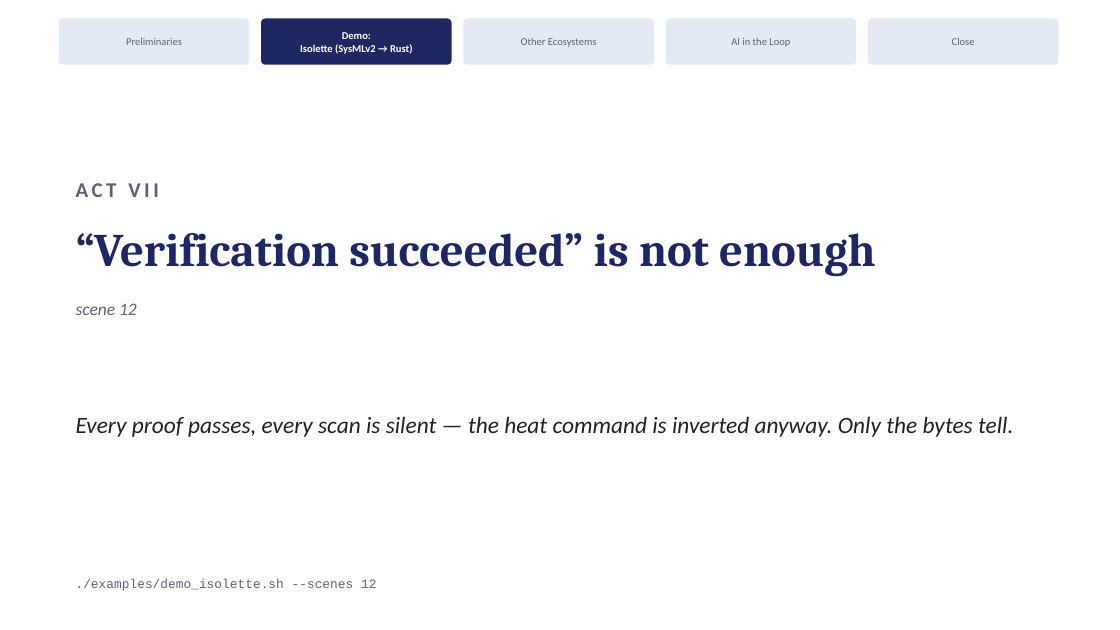
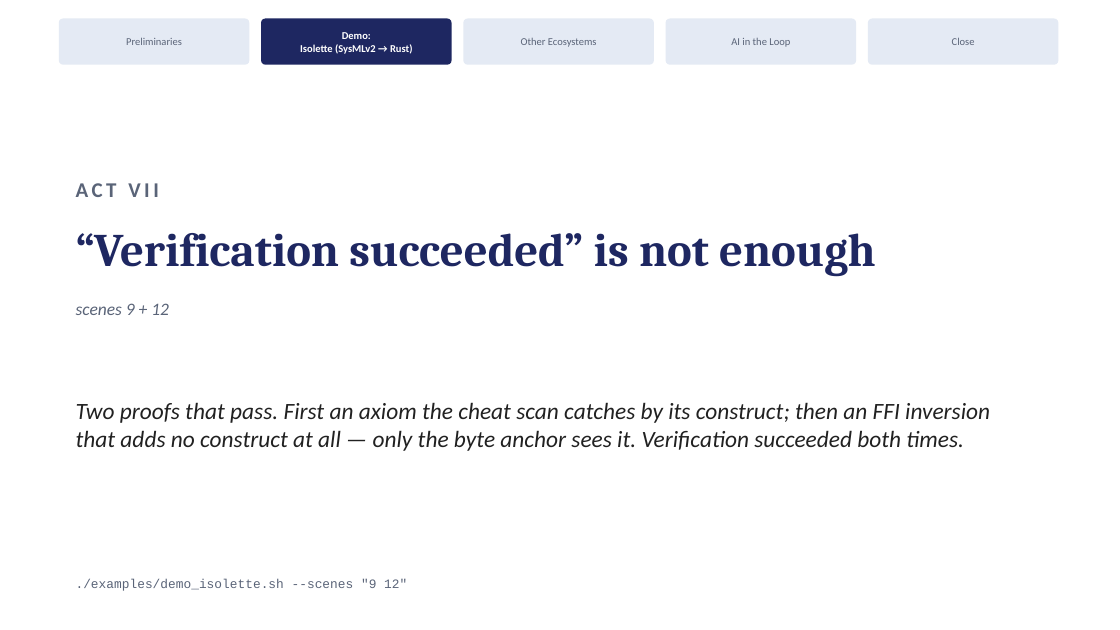
Before and after one commit to ku-sldg/pybb, a slide deck: slide 15 of docs/video_slides_draft.pptx. Drawn at 1120x630 pixels with LibreOffice and Linux fonts; fonts in the diff are those of the drawing. Boxes give left, top, right and bottom in pixels: in the first picture for what was removed or moved away, otherwise in the second. Text is boxed around its words. In the diff, an @@ line names an element or a change of style, - is before the commit and + after.

```diff
--- a/docs/video_slides_draft.pptx
+++ b/docs/video_slides_draft.pptx
@@ text at box(76, 303, 169, 315): text changed @@
-scene 12
+scenes 9 + 12
@@ text at box(76, 402, 990, 451): text changed @@
-Every proof passes, every scan is silent — the heat command is inverted anyway. Only the bytes tell.
+Two proofs that pass. First an axiom the cheat scan catches by its construct; then an FFI inversion that adds no construct at all — only the byte anchor sees it. Verification succeeded both times.
@@ text at box(76, 579, 407, 591): text changed @@
-./examples/demo_isolette.sh --scenes 12
+./examples/demo_isolette.sh --scenes "9 12"
```
Also in this commit, not shown: 4 other files.
